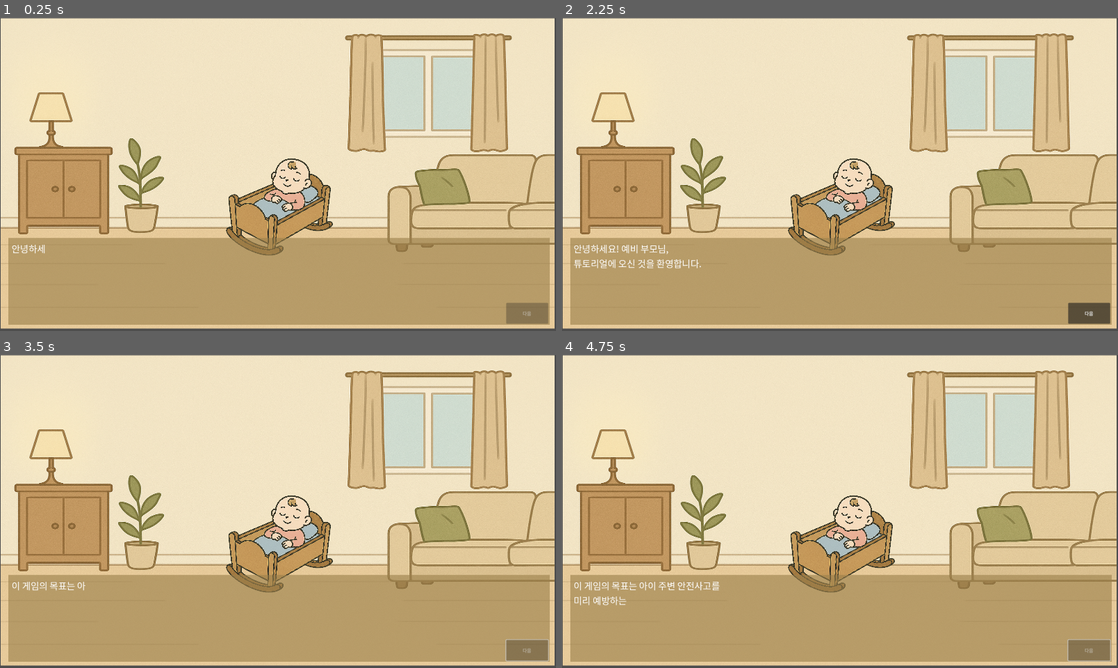
Above: before the commit, frames 1-4 (two rows, left to right).
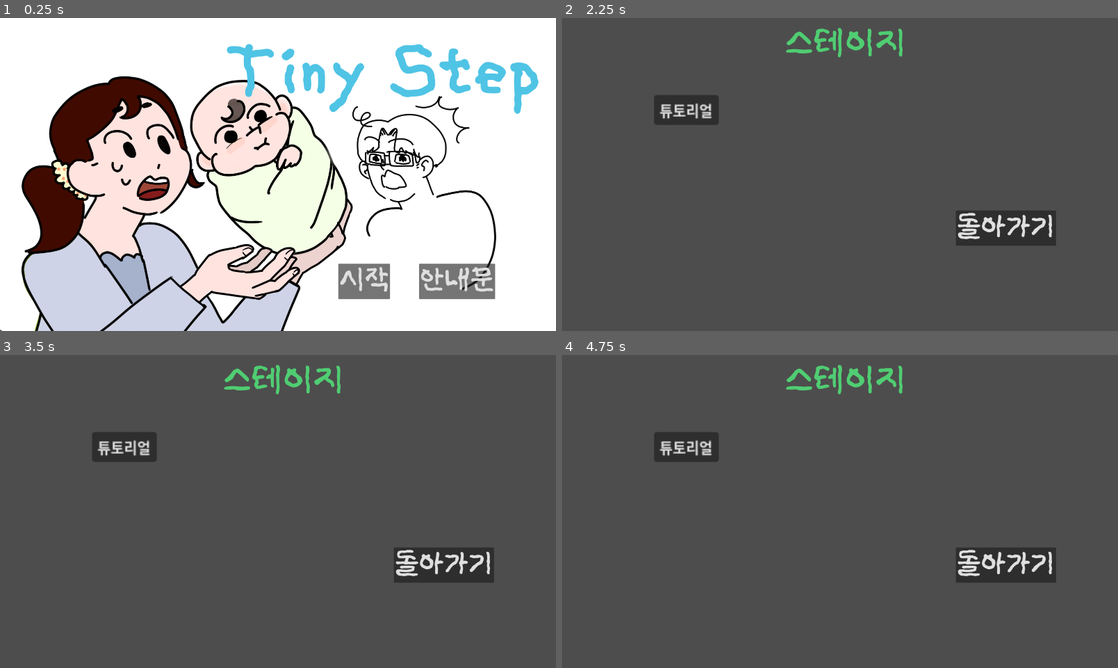
Above: after the commit, the same moments.

Repository: kimbongjun79/Tiny_Steps
Game: Godot game, scene res://Scenes/MainMenu.tscn
Same seed, same stepped clock (60 frames per second), same inputs: the game is played once before the commit and once after it. Before the commit the project starts from res://Scenes/tutorial_scene.tscn.
Inputs (mouse positions are in pixels of both pictures, inside the frame that each line leads up to):
- Up to frame 1 (0.25 s): no input
- Up to frame 2 (2.25 s): click (1017, 280) at 0.5 s, where only the run after the commit has a clickable "안내문"; click (1006, 227) at 1.25 s, where only the run after the commit has a clickable "돌아가기"; click (923, 280) at 2 s, where only the run after the commit has a clickable "시작"
- Up to frame 3 (3.5 s): click (528, 649) at 2.75 s, where only the run before the commit has a clickable "다음"
- Up to frame 4 (4.75 s): click (1006, 564) at 3.5 s, where only the run after the commit has a clickable "돌아가기"; click (923, 617) at 4.25 s, where only the run after the commit has a clickable "시작"

The runs differ from the first frame. In frame 1, 99% of the frame differs, in the area x 0-100%, y 0-100%; in frame 2, 98%; in frame 3, 99%; in frame 4, 99%.

Commit message:
파일 위치정리 및 씬연결

Diff:
--- a/scenes/HowToPlay/HowToPlay.tscn
+++ b/Scenes/HowToPlay.tscn
@@ -1,8 +1,8 @@
 [gd_scene load_steps=4 format=3 uid="uid://c6bsdo7ldwilg"]
 
-[ext_resource type="Texture2D" uid="uid://bpiwhqrh6hvgl" path="res://scenes/HowToPlay/export202505160353051638.png" id="1_a7sew"]
-[ext_resource type="FontFile" uid="uid://bccroypcuhfdi" path="res://scenes/fonts/BMKkubulimTTF.ttf" id="1_mipa4"]
-[ext_resource type="Script" uid="uid://cpgwfu3wl4jtx" path="res://scenes/HowToPlay/돌아가기.gd" id="2_fi4y7"]
+[ext_resource type="Texture2D" uid="uid://bpiwhqrh6hvgl" path="res://Assets/Backgrounds/baby_bg.png" id="1_a7sew"]
+[ext_resource type="FontFile" uid="uid://bccroypcuhfdi" path="res://Assets/fonts/BMKkubulimTTF.ttf" id="1_mipa4"]
+[ext_resource type="Script" uid="uid://cpgwfu3wl4jtx" path="res://Scripts/돌아가기.gd" id="2_fi4y7"]
 
 [node name="Control" type="Control"]
 layout_mode = 3
--- a/MainMenu.tscn
+++ b/Scenes/MainMenu.tscn
@@ -1,24 +1,24 @@
 [gd_scene load_steps=8 format=3 uid="uid://pq8kdh4a0uk"]
 
-[ext_resource type="FontFile" uid="uid://bccroypcuhfdi" path="res://scenes/fonts/BMKkubulimTTF.ttf" id="1_i26rj"]
-[ext_resource type="Script" uid="uid://5nhurjpqqscx" path="res://main_menu.gd" id="1_qoqlk"]
-[ext_resource type="Texture2D" uid="uid://brl1mvty2p0ic" path="res://scenes/background/export202505172339379355.png" id="2_iwfq2"]
-[ext_resource type="Texture2D" uid="uid://dobkyentw7e3n" path="res://scenes/background/export202505172352201878.png" id="3_7r1g0"]
-[ext_resource type="Script" uid="uid://diyaahnlmr1hl" path="res://시작.gd" id="5_iwfq2"]
-[ext_resource type="Script" uid="uid://b0hddpk8kd2s2" path="res://안내문.gd" id="6_7r1g0"]
+[ext_resource type="Script" uid="uid://5nhurjpqqscx" path="res://Scripts/main_menu.gd" id="1_8um5k"]
+[ext_resource type="Texture2D" uid="uid://brl1mvty2p0ic" path="res://Assets/Backgrounds/mam_bg.png" id="2_xim88"]
+[ext_resource type="Texture2D" uid="uid://dobkyentw7e3n" path="res://Assets/Backgrounds/dady_bg.png" id="3_koqhg"]
+[ext_resource type="FontFile" uid="uid://bccroypcuhfdi" path="res://Assets/fonts/BMKkubulimTTF.ttf" id="4_cmrfp"]
+[ext_resource type="Script" uid="uid://diyaahnlmr1hl" path="res://Scripts/시작.gd" id="5_loo7a"]
+[ext_resource type="Script" uid="uid://b0hddpk8kd2s2" path="res://Scripts/안내문.gd" id="6_if7li"]
 
 [sub_resource type="CompressedTexture2D" id="CompressedTexture2D_cqjrg"]
 
 [node name="MainMenu" type="Control"]
 layout_mode = 3
 anchors_preset = 0
-script = ExtResource("1_qoqlk")
-background_image_1 = ExtResource("2_iwfq2")
-background_image_2 = ExtResource("3_7r1g0")
+script = ExtResource("1_8um5k")
+background_image_1 = ExtResource("2_xim88")
+background_image_2 = ExtResource("3_koqhg")
 
 [node name="Export202505172339379355" type="Sprite2D" parent="."]
 position = Vector2(960, 536)
-texture = ExtResource("2_iwfq2")
+texture = ExtResource("2_xim88")
 
 [node name="TextureRect" type="TextureRect" parent="."]
 custom_minimum_size = Vector2(1920, 1080)
@@ -43,7 +43,7 @@
 offset_right = 1867.0
 offset_bottom = 334.0
 theme_override_colors/font_color = Color(0.309804, 0.768627, 0.898039, 1)
-theme_override_fonts/font = ExtResource("1_i26rj")
+theme_override_fonts/font = ExtResource("4_cmrfp")
 theme_override_font_sizes/font_size = 250
 text = "Tiny Step"
 horizontal_alignment = 1
@@ -60,18 +60,18 @@
 [node name="시작" type="Button" parent="HBoxContainer"]
 layout_mode = 2
 size_flags_horizontal = 3
-theme_override_fonts/font = ExtResource("1_i26rj")
+theme_override_fonts/font = ExtResource("4_cmrfp")
 theme_override_font_sizes/font_size = 100
 text = "시작"
 icon_alignment = 1
-script = ExtResource("5_iwfq2")
+script = ExtResource("5_loo7a")
 
 [node name="안내문" type="Button" parent="HBoxContainer"]
 layout_mode = 2
-theme_override_fonts/font = ExtResource("1_i26rj")
+theme_override_fonts/font = ExtResource("4_cmrfp")
 theme_override_font_sizes/font_size = 100
 text = "안내문"
-script = ExtResource("6_7r1g0")
+script = ExtResource("6_if7li")
 
 [node name="TextureButton" type="TextureButton" parent="HBoxContainer"]
 layout_mode = 2
--- a/scenes/StageSelect/StageSelect.tscn
+++ b/Scenes/StageSelect.tscn
@@ -1,7 +1,8 @@
-[gd_scene load_steps=3 format=3 uid="uid://bj1387cyv6e7r"]
+[gd_scene load_steps=4 format=3 uid="uid://bj1387cyv6e7r"]
 
-[ext_resource type="FontFile" uid="uid://bccroypcuhfdi" path="res://scenes/fonts/BMKkubulimTTF.ttf" id="1_oo5wp"]
-[ext_resource type="Script" uid="uid://cpgwfu3wl4jtx" path="res://scenes/HowToPlay/돌아가기.gd" id="2_ufcvw"]
+[ext_resource type="FontFile" uid="uid://bccroypcuhfdi" path="res://Assets/fonts/BMKkubulimTTF.ttf" id="1_rmpn5"]
+[ext_resource type="Script" uid="uid://cpgwfu3wl4jtx" path="res://Scripts/돌아가기.gd" id="2_o3x7t"]
+[ext_resource type="Script" uid="uid://bv823pnil6cp5" path="res://Scripts/tutobtn.gd" id="3_o3x7t"]
 
 [node name="Control" type="Control"]
 layout_mode = 3
@@ -16,7 +17,7 @@
 offset_right = 1816.0
 offset_bottom = 367.0
 theme_override_colors/font_color = Color(0.313726, 0.803922, 0.447059, 1)
-theme_override_fonts/font = ExtResource("1_oo5wp")
+theme_override_fonts/font = ExtResource("1_rmpn5")
 theme_override_font_sizes/font_size = 120
 text = "스테이지"
 
@@ -35,9 +36,20 @@
 [node name="돌아가기" type="Button" parent="HBoxContainer"]
 layout_mode = 2
 size_flags_horizontal = 4
-theme_override_fonts/font = ExtResource("1_oo5wp")
+theme_override_fonts/font = ExtResource("1_rmpn5")
 theme_override_font_sizes/font_size = 100
 text = "돌아가기"
-script = ExtResource("2_ufcvw")
+script = ExtResource("2_o3x7t")
+
+[node name="tutobtn" type="Button" parent="."]
+layout_mode = 0
+offset_left = 318.0
+offset_top = 266.0
+offset_right = 390.0
+offset_bottom = 297.0
+scale = Vector2(3.10294, 3.22059)
+text = "튜토리얼"
+script = ExtResource("3_o3x7t")
 
 [connection signal="pressed" from="HBoxContainer/돌아가기" to="HBoxContainer/돌아가기" method="_on_back_button_pressed"]
+[connection signal="pressed" from="tutobtn" to="tutobtn" method="_on_pressed"]
--- a/Scenes/tutorial_scene.tscn
+++ b/Scenes/tutorial_scene.tscn
@@ -86,6 +86,7 @@
 grow_vertical = 0
 
 [node name="bg" type="ColorRect" parent="MobileMenuPanel"]
+layout_mode = 0
 offset_left = 19.0
 offset_top = 53.0
 offset_right = 59.0
--- a/Scripts/TutorialController.gd
+++ b/Scripts/TutorialController.gd
@@ -86,7 +86,7 @@
 		HINT_PHASE:
 			_enter_play()
 		END_PHASE:
-			get_tree().change_scene("res://Scenes/NextScene.tscn")
+			get_tree().change_scene("res://Scenes/StageSelect.tscn")
 
 # ───────── 드롭 성공 처리 ─────────
 func _on_drop_done(tex: Texture2D) -> void:
--- a/main_menu.gd
+++ b/Scripts/main_menu.gd
@@ -17,9 +17,9 @@
 
 func _on_start_button_pressed():
 	print("시작 버튼 눌림")  # 디버깅용
-	get_tree().change_scene_to_file("res://scenes/StageSelect/StageSelect.tscn")
+	get_tree().change_scene_to_file("res://Scenes/StageSelect.tscn")
 
 
 func _on_notice_button_pressed():
 	print("안내문 버튼 눌림")
-	get_tree().change_scene_to_file("res://scenes/HowToPlay/HowToPlay.tscn")
+	get_tree().change_scene_to_file("res://Scenes/HowToPlay.tscn")
--- /dev/null
+++ b/Scripts/tutobtn.gd
@@ -0,0 +1,4 @@
+extends Button
+
+func _on_pressed() -> void:
+	get_tree().change_scene_to_file("res://Scenes/tutorial_scene.tscn")
--- /dev/null
+++ b/Scripts/돌아가기.gd
@@ -0,0 +1,4 @@
+extends Button
+
+func _on_back_button_pressed():
+	get_tree().change_scene_to_file("res://Scenes/MainMenu.tscn")
--- /dev/null
+++ b/Scripts/시작.gd
@@ -0,0 +1,4 @@
+extends Button
+
+func _on_start_button_pressed():
+	get_tree().change_scene_to_file("res://Scenes/StageSelect.tscn")
--- /dev/null
+++ b/Scripts/안내문.gd
@@ -0,0 +1,4 @@
+extends Button
+
+func _on_notice_button_pressed():
+	get_tree().change_scene_to_file("res://Scenes/HowToPlay.tscn")
--- a/project.godot
+++ b/project.godot
@@ -11,9 +11,9 @@
 [application]
 
 config/name="Tiny_Steps"
-run/main_scene="uid://bn83nhsbxw1bq"
+run/main_scene="uid://pq8kdh4a0uk"
 config/features=PackedStringArray("4.4", "Forward Plus")
-config/icon="res://icon.svg"
+config/icon="res://Assets/Images/icon.svg"
 
 [display]
 
--- a/scenes/HowToPlay/돌아가기.gd
+++ /dev/null
@@ -1,4 +0,0 @@
-extends Button
-
-func _on_back_button_pressed():
-	get_tree().change_scene_to_file("res://MainMenu.tscn")
--- a/시작.gd
+++ /dev/null
@@ -1,4 +0,0 @@
-extends Button
-
-func _on_start_button_pressed():
-	get_tree().change_scene_to_file("res://scenes/StageSelect/StageSelect.tscn")
--- a/안내문.gd
+++ /dev/null
@@ -1,4 +0,0 @@
-extends Button
-
-func _on_notice_button_pressed():
-	get_tree().change_scene_to_file("res://scenes/HowToPlay/HowToPlay.tscn")
Renamed: scenes/export202505160353051638.png -> Assets/Backgrounds/baby_bg.png
Not shown, changed: Assets/Backgrounds/baby_bg.png.import
Renamed: scenes/background/export202505172352201878.png -> Assets/Backgrounds/dady_bg.png
Not shown, changed: Assets/Backgrounds/dady_bg.png.import
Renamed: scenes/background/export202505172339379355.png -> Assets/Backgrounds/mam_bg.png
Not shown, changed: Assets/Backgrounds/mam_bg.png.import
Renamed: export202505172229348227.png -> Assets/Images/baby_img.png
Not shown, changed: Assets/Images/baby_img.png.import
Renamed: icon.svg -> Assets/Images/icon.svg
Not shown, changed: Assets/Images/icon.svg.import
Renamed: scenes/fonts/BMKkubulimTTF.ttf -> Assets/fonts/BMKkubulimTTF.ttf
Not shown, changed: Assets/fonts/BMKkubulimTTF.ttf.import
(and 10 more such lines)
